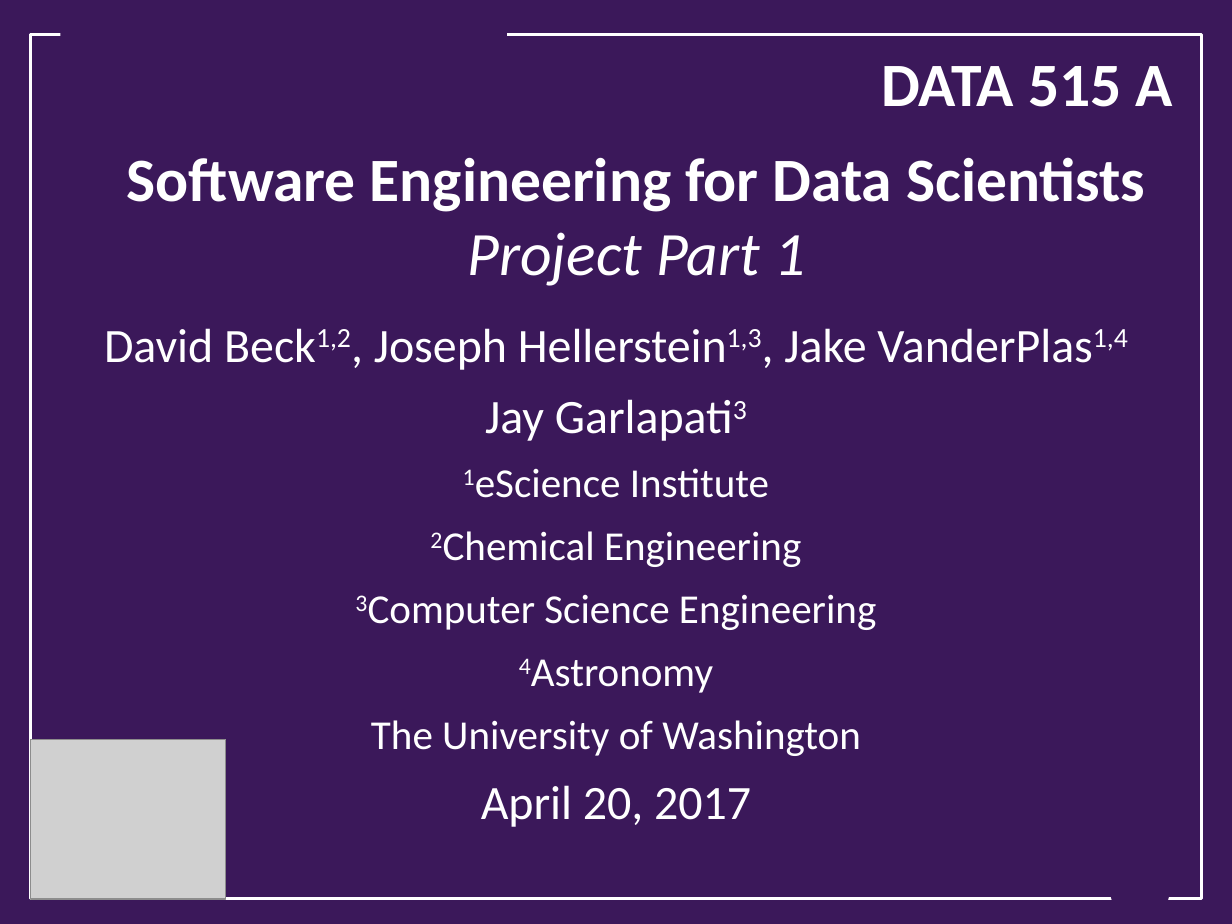
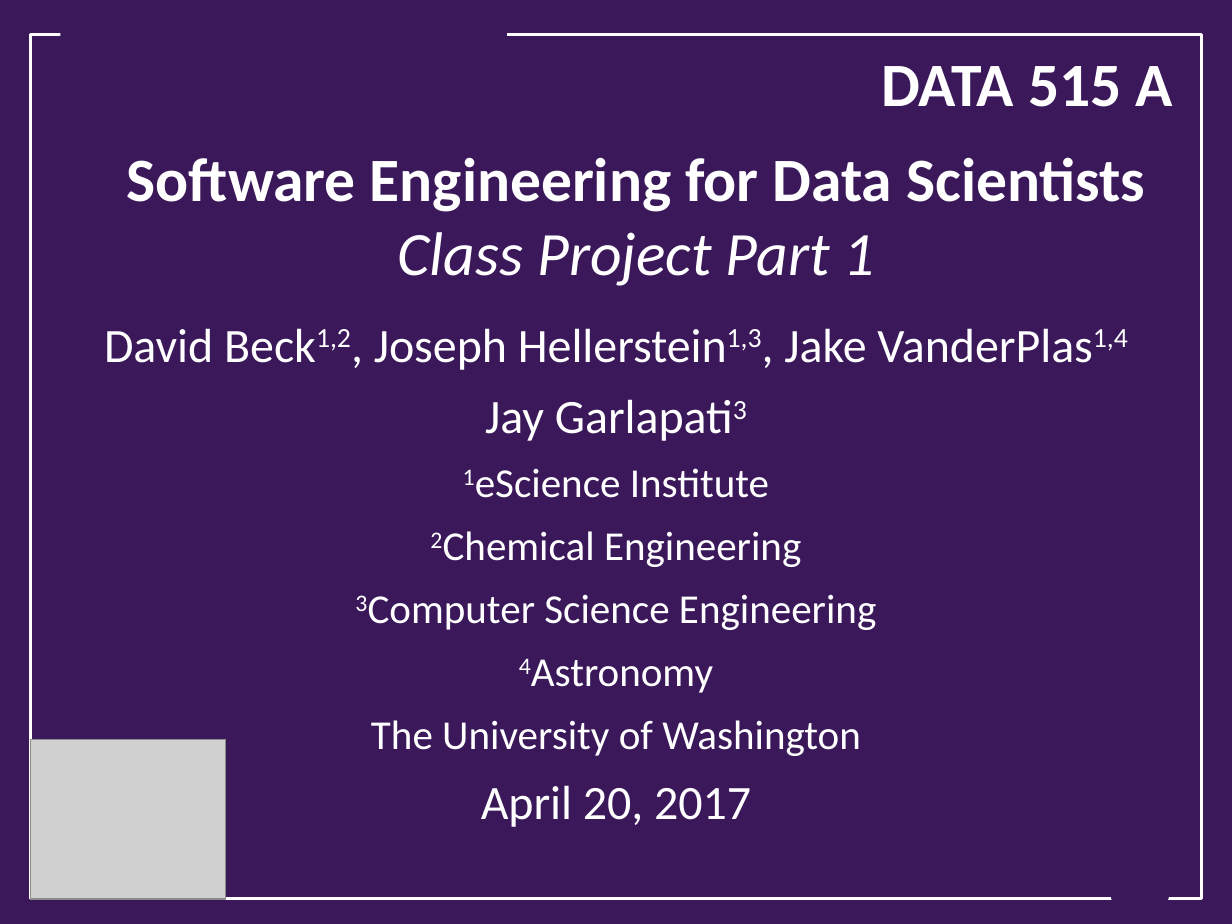
Before and after one commit to UWSEDS/LectureNotes, a slide deck: slide 1 of 10-Project-overview.pptx. Drawn at 1232x924 pixels with LibreOffice and Linux fonts; fonts in the diff are those of the drawing; grey boxes stand for pictures; background and template pictures are left out. Boxes give left, top, right and bottom in pixels: in the first picture for what was removed or moved away, otherwise in the second. Text is boxed around its words. In the diff, an @@ line names an element or a change of style, - is before the commit and + after.

Commit message:
Update name of lecture

```diff
--- a/10-Project-overview.pptx
+++ b/10-Project-overview.pptx
@@ text at bbox=[127, 157, 1145, 286]: text changed @@
-Software Engineering for Data Scientists
-Project Part 1
+Software Engineering for Data Scientists
+Class Project Part 1
```
Also in this commit, not shown: 1 other file.
